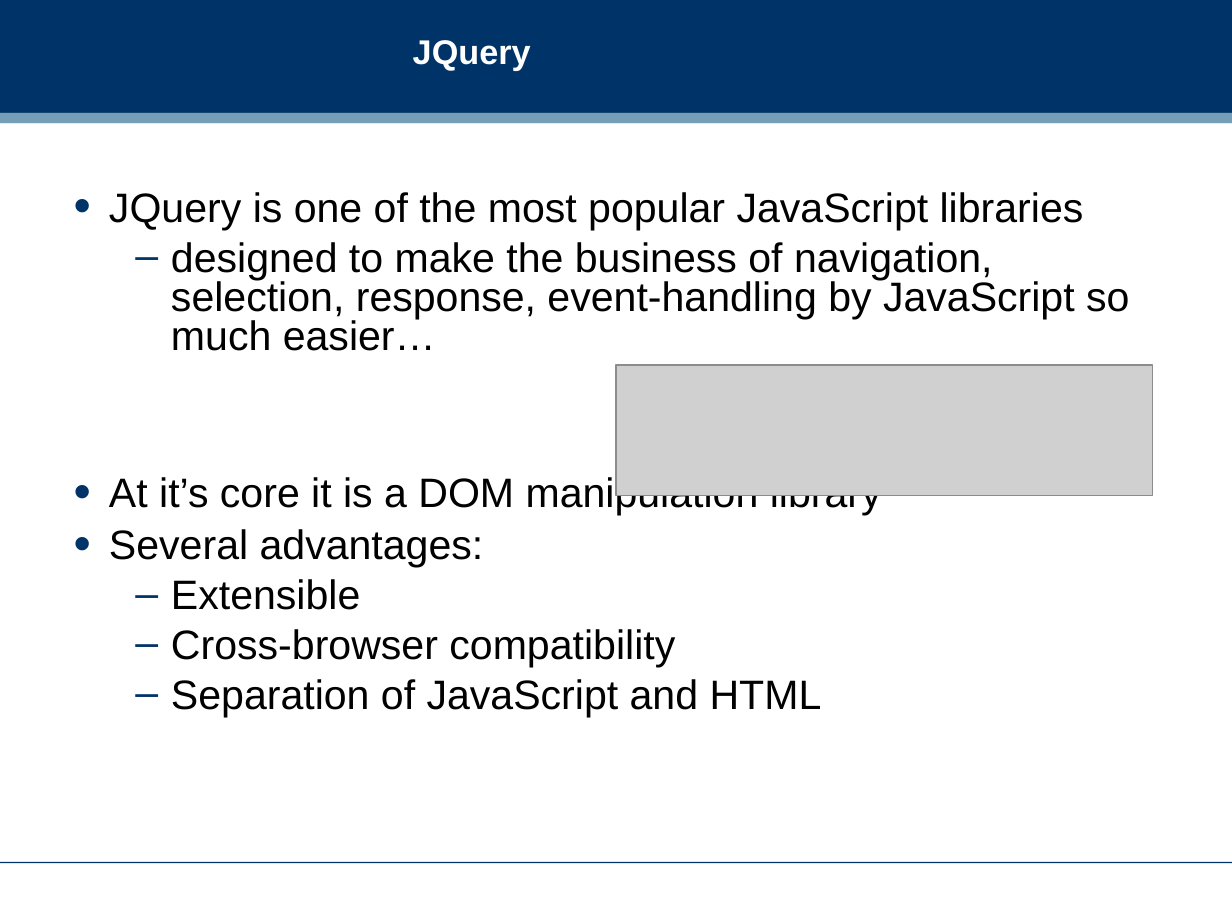
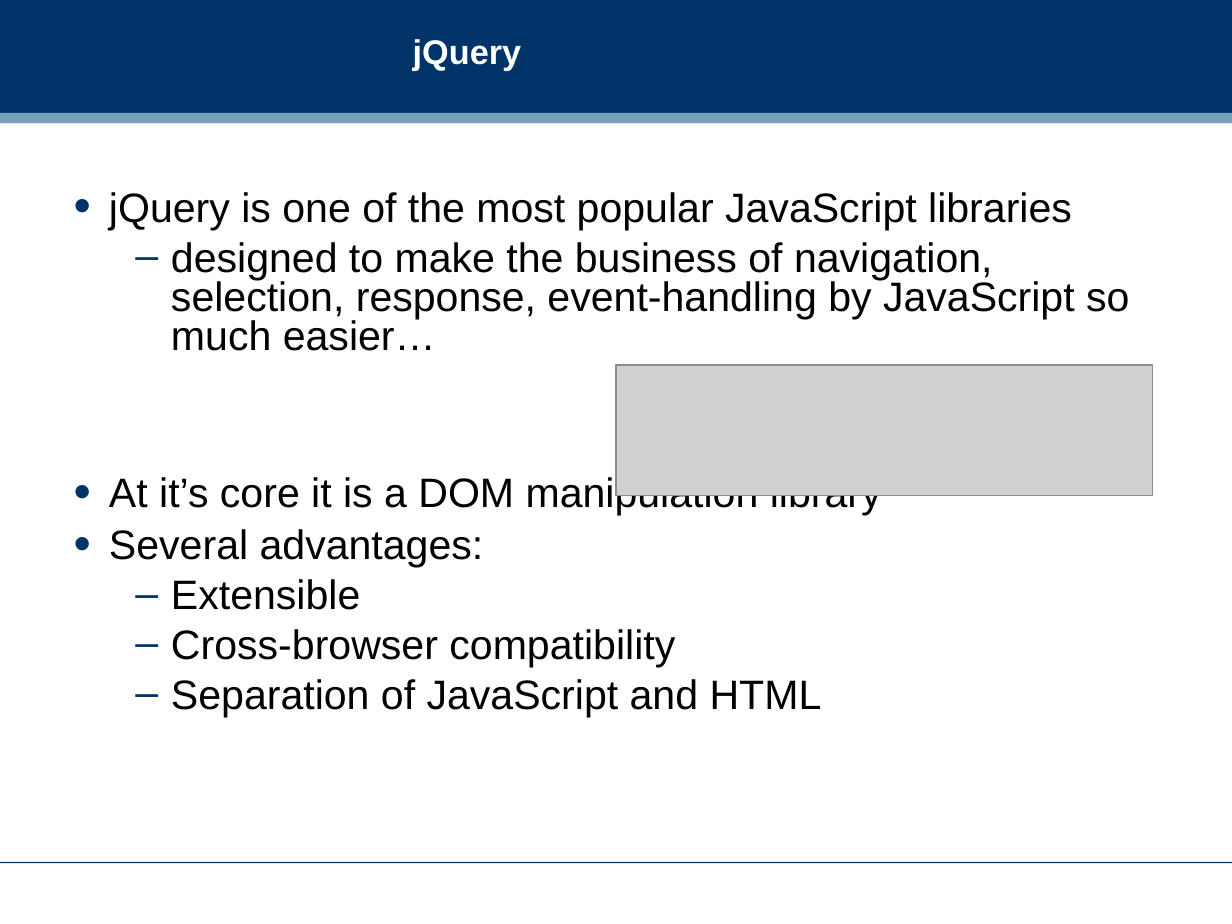
Before and after one commit to dreamind/ix, a slide deck: slide 11 of lectures/interactive/interactivity2.ppt (slide 10 before the commit). Drawn at 1232x924 pixels with LibreOffice and Linux fonts; fonts in the diff are those of the drawing; grey boxes stand for pictures; background and template pictures are left out. Boxes give left, top, right and bottom in pixels: in the first picture for what was removed or moved away, otherwise in the second. Text is boxed around its words. In the diff, an @@ line names an element or a change of style, - is before the commit and + after.

```diff
--- a/lectures/interactive/interactivity2.ppt
+++ b/lectures/interactive/interactivity2.ppt
@@ title at (413,39,521,71): text changed @@
-JQuery
+jQuery
@@ text at (109,192,1072,230): text changed @@
-• JQuery is one of the most popular JavaScript libraries
+• jQuery is one of the most popular JavaScript libraries
```
Also in this commit, not shown: 10 other slides changed, 13 slides added, 12 slides removed, 1 other file.
